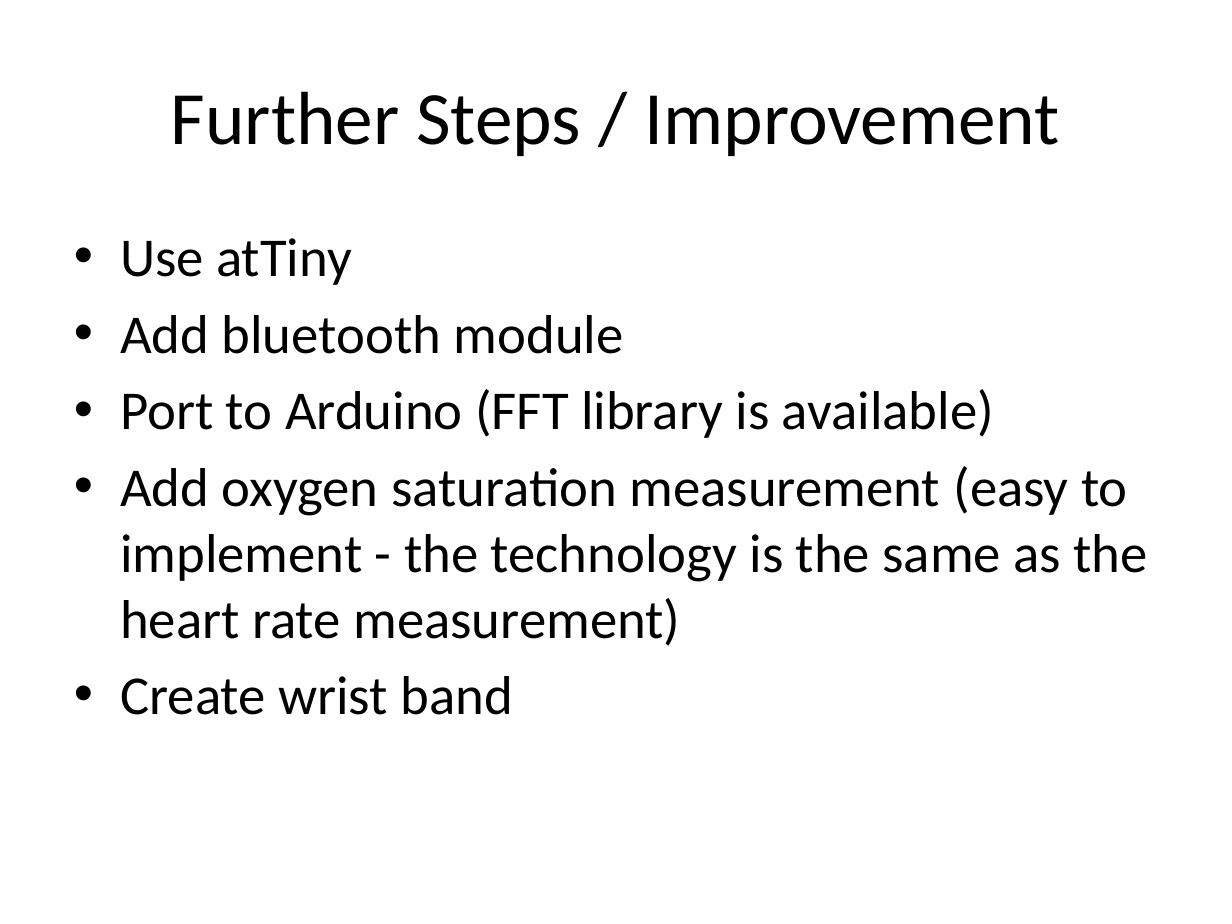
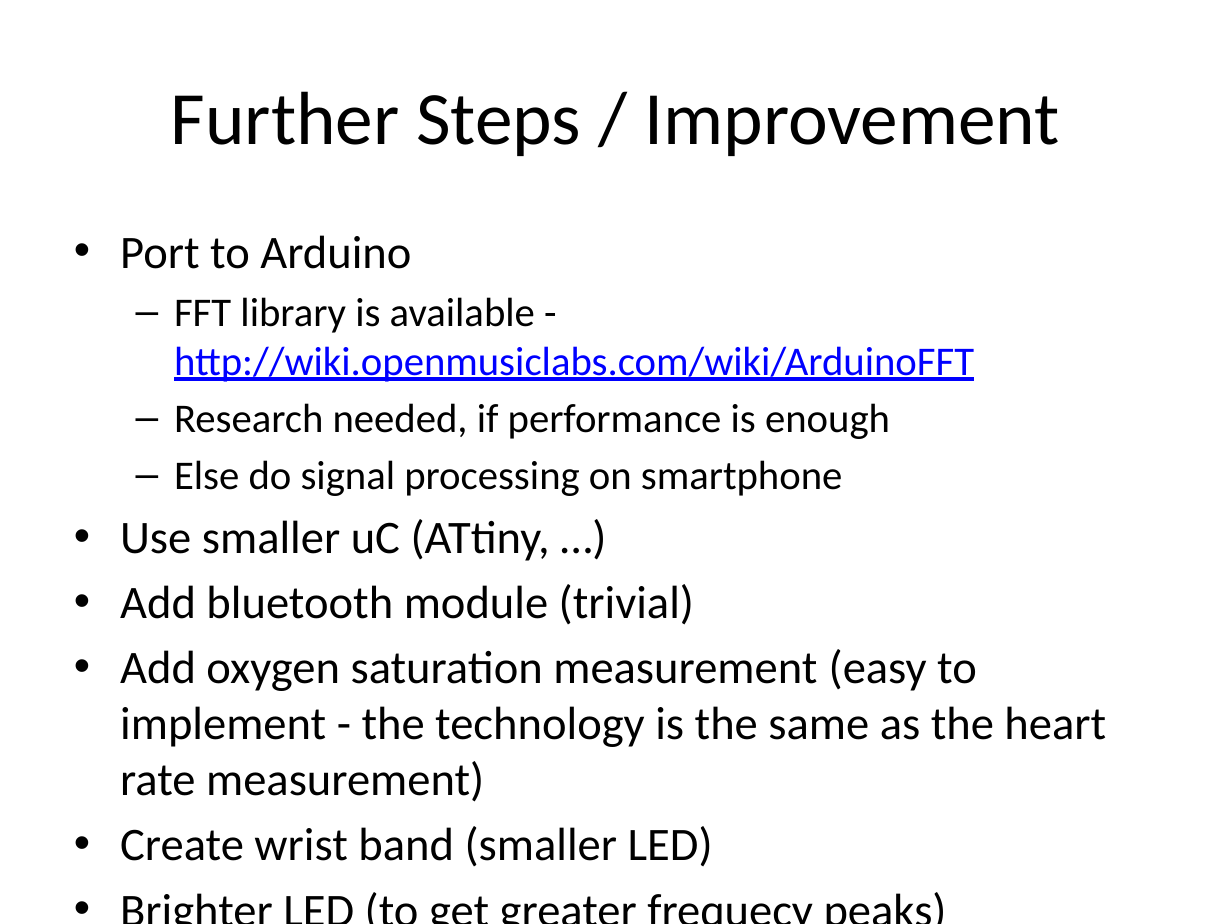
Before and after one commit to UbiquitousComputingSS14/Documentation, a slide deck: slide 24 of res/HeartRateMonitor.pptx (slide 17 before the commit). Drawn at 1232x924 pixels with LibreOffice and Linux fonts; fonts in the diff are those of the drawing. Boxes give left, top, right and bottom in pixels: in the first picture for what was removed or moved away, otherwise in the second. Text is boxed around its words. In the diff, an @@ line names an element or a change of style, - is before the commit and + after.

```diff
--- a/res/HeartRateMonitor.pptx
+++ b/res/HeartRateMonitor.pptx
@@ text at (x1=120, y1=235, x2=974, y2=625): text changed; size 32 to 23.8 pt @@
-• Use atTiny
-• Add bluetooth module
-• Port to Arduino (FFT library is available)
+• Port to Arduino
+  – FFT library is available - http://wiki.openmusiclabs.com/wiki/ArduinoFFT
+  – Research needed, if performance is enough
+  – Else do signal processing on smartphone
+• Use smaller uC (ATtiny, …)
+• Add bluetooth module (trivial)
@@ text at (x1=120, y1=649, x2=1106, y2=802): size 32 to 27.2 pt in "Add oxygen saturation measurement (easy to implement ..." @@
@@ text at (x1=120, y1=826, x2=713, y2=866): text changed; size 32 to 27.2 pt @@
-• Create wrist band
+• Create wrist band (smaller LED)
+• Brighter LED (to get greater frequecy peaks)
```
Also in this commit, not shown: 12 other slides changed, 11 slides added, 4 slides removed, 1 other file.
